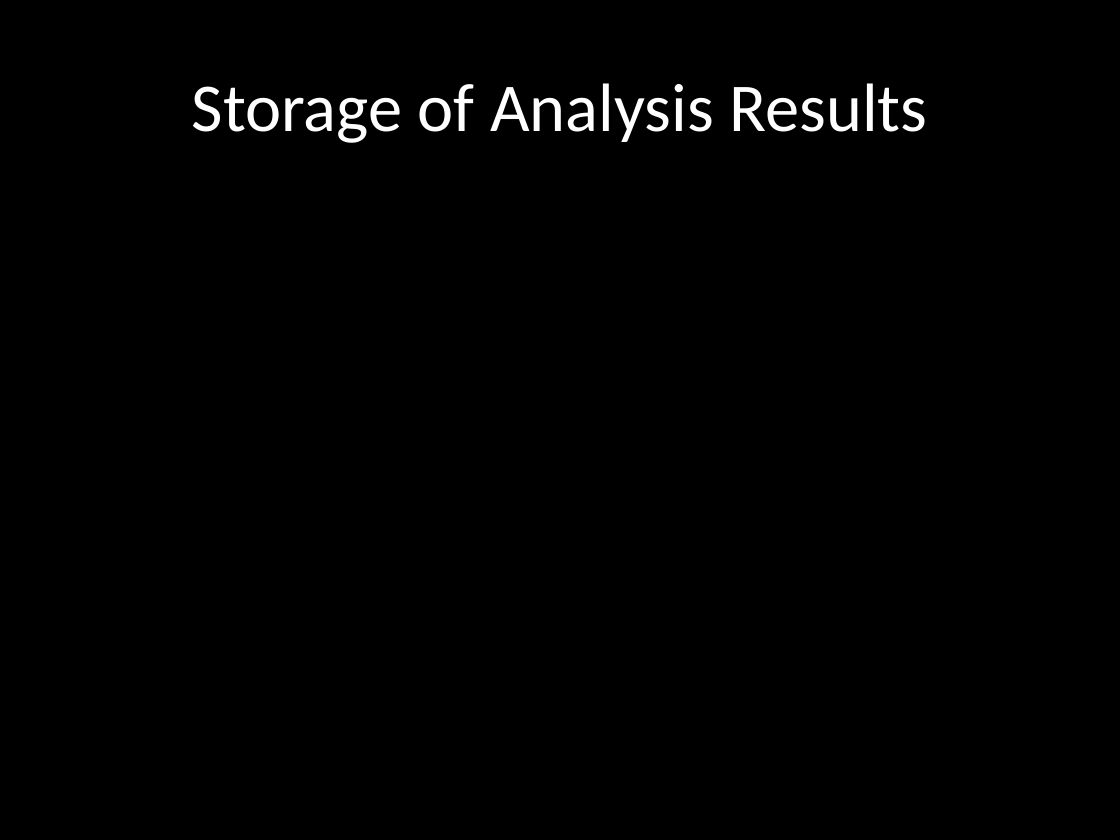
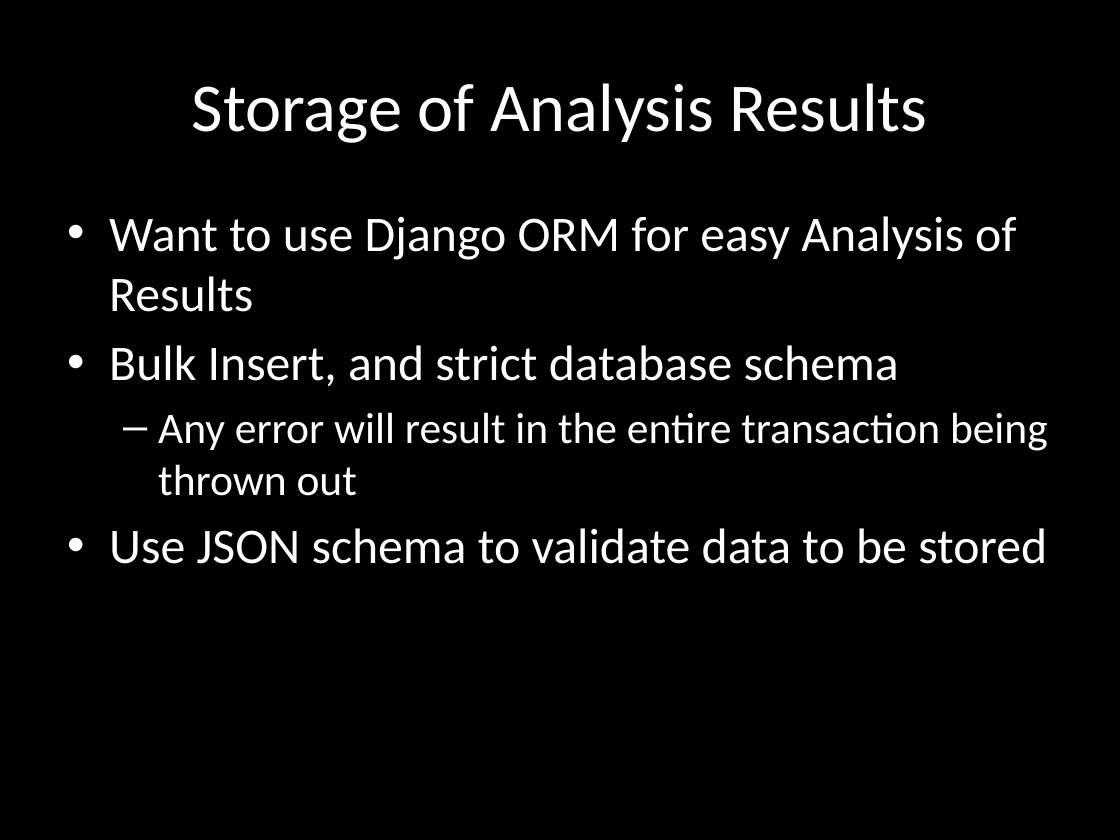
Before and after one commit to chrissorchard/malucrawl, a slide deck: slide 16 of doc/pres2/wk8-progress.pptx (slide 14 before the commit). Drawn at 1120x840 pixels with LibreOffice and Linux fonts; fonts in the diff are those of the drawing; background and template pictures are left out. Boxes give left, top, right and bottom in pixels: in the first picture for what was removed or moved away, otherwise in the second. Text is boxed around its words. In the diff, an @@ line names an element or a change of style, - is before the commit and + after.

```diff
--- a/doc/pres2/wk8-progress.pptx
+++ b/doc/pres2/wk8-progress.pptx
@@ text added at [109, 216, 1048, 564], 32 pt, text #FFFFFF @@
+• Want to use Django ORM for easy Analysis of Results
+• Bulk Insert, and strict database schema
+  – Any error will result in the entire transaction being thrown out
+• Use JSON schema to validate data to be stored
```
Also in this commit, not shown: 2 other slides changed, 3 slides added, 1 slide removed.
